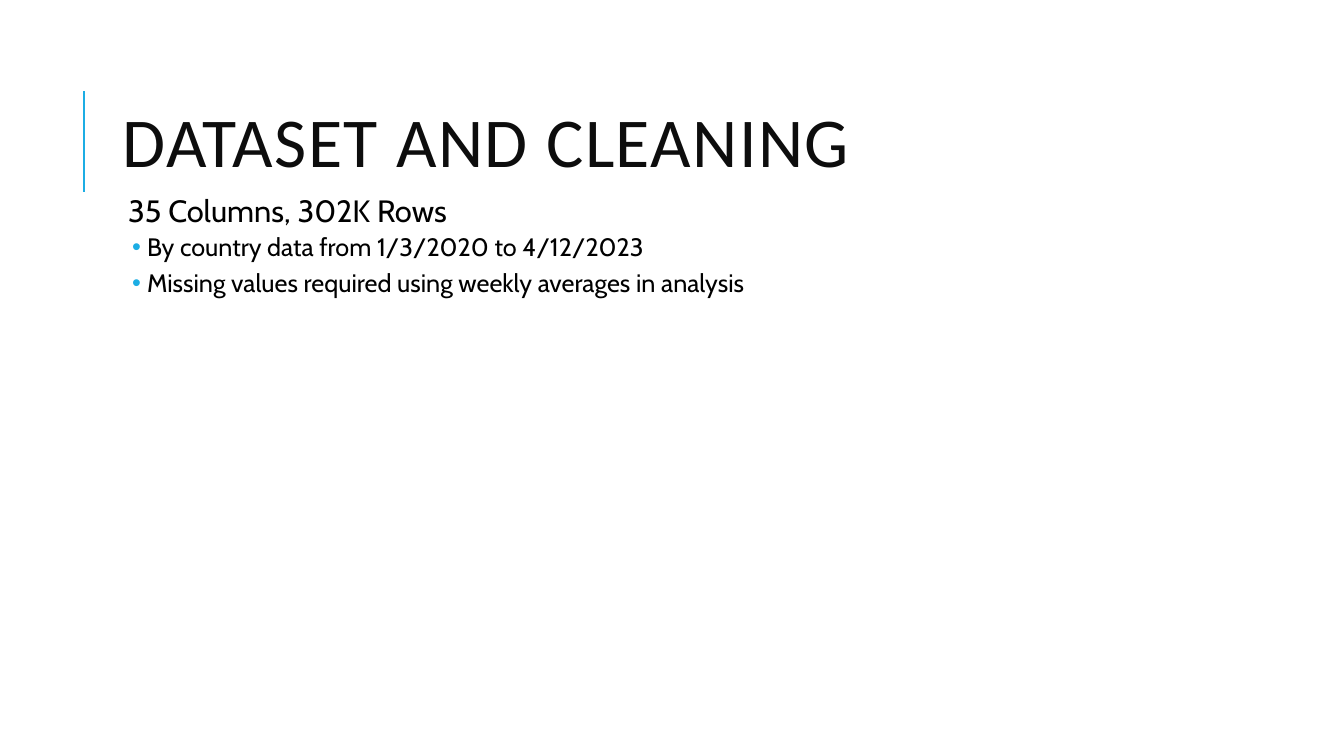
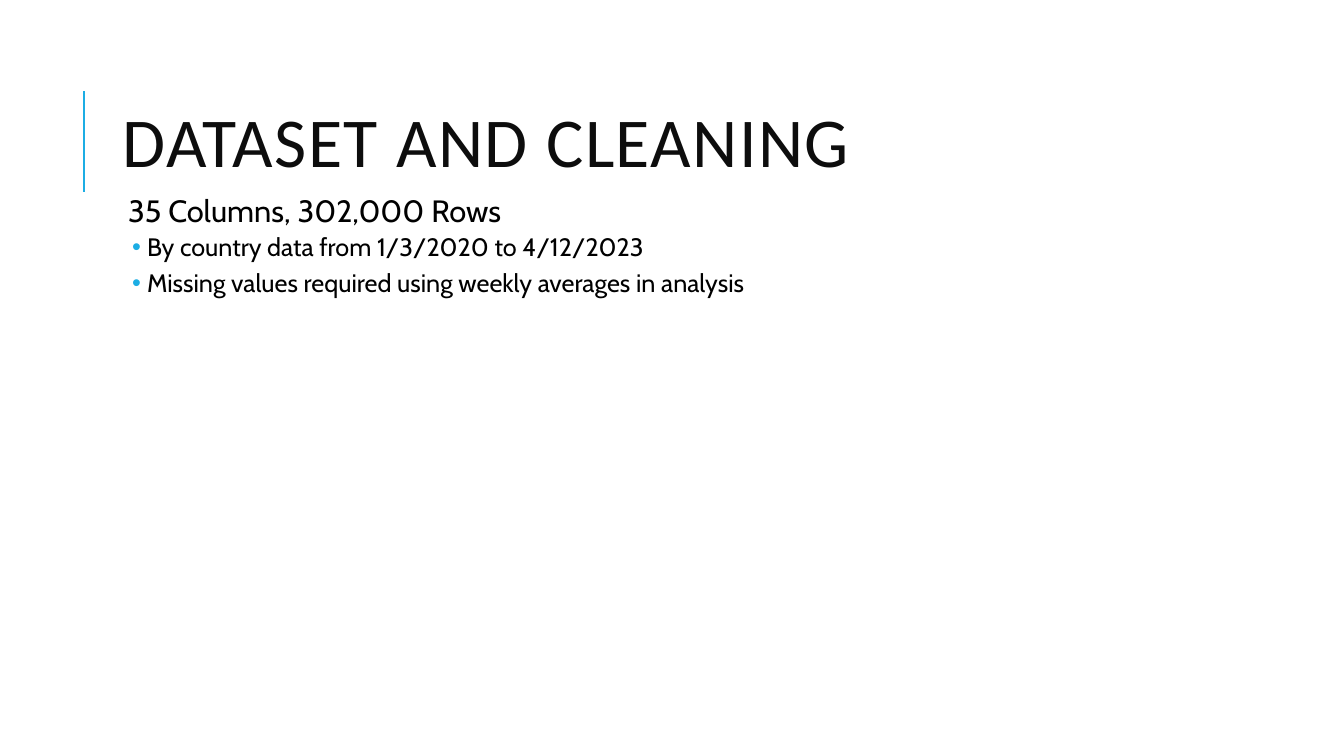
Before and after one commit to tralinde/covid_data_project, a slide deck: slide 4 of ppt/Covid Death Rates.pptx. Drawn at 1344x756 pixels with LibreOffice and Linux fonts; fonts in the diff are those of the drawing. Boxes give left, top, right and bottom in pixels: in the first picture for what was removed or moved away, otherwise in the second. Text is boxed around its words. In the diff, an @@ line names an element or a change of style, - is before the commit and + after.

Commit message:
Mostly finished powerpoint and set the stage to clean up code and develop py file.

```diff
--- a/ppt/Covid Death Rates.pptx
+++ b/ppt/Covid Death Rates.pptx
@@ text at [128, 199, 501, 225]: text changed @@
-  35 Columns, 302K Rows
+  35 Columns, 302,000 Rows
```
Also in this commit, not shown: 5 other slides changed, 2 slides added, 1 slide removed, 4 other files.
